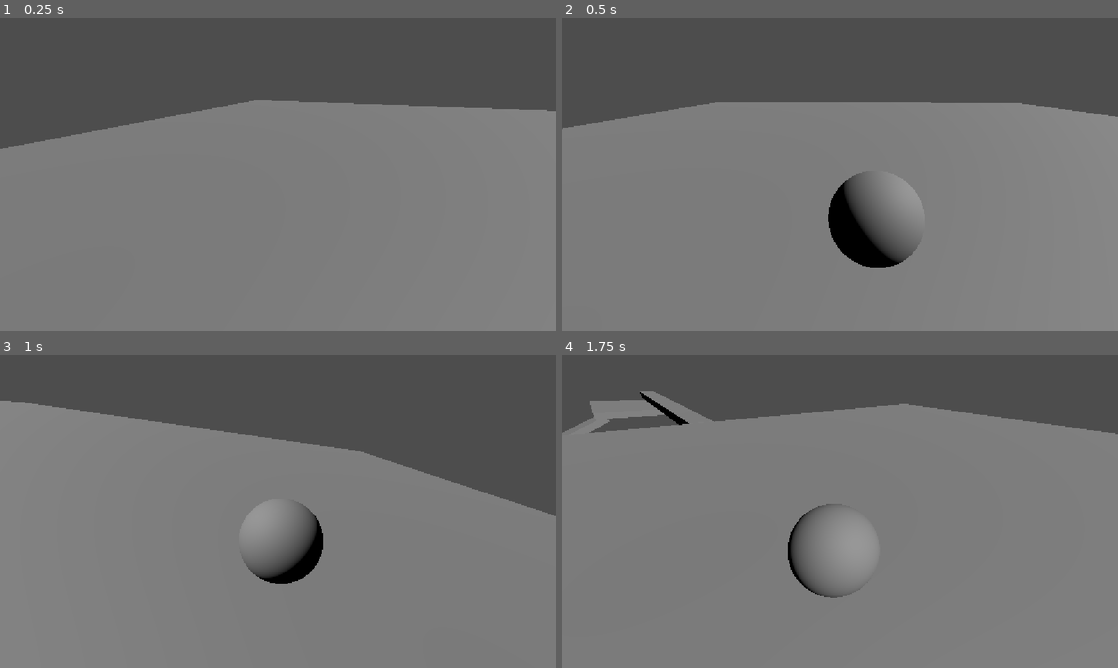
Above: before the commit, frames 1-4 (two rows, left to right).
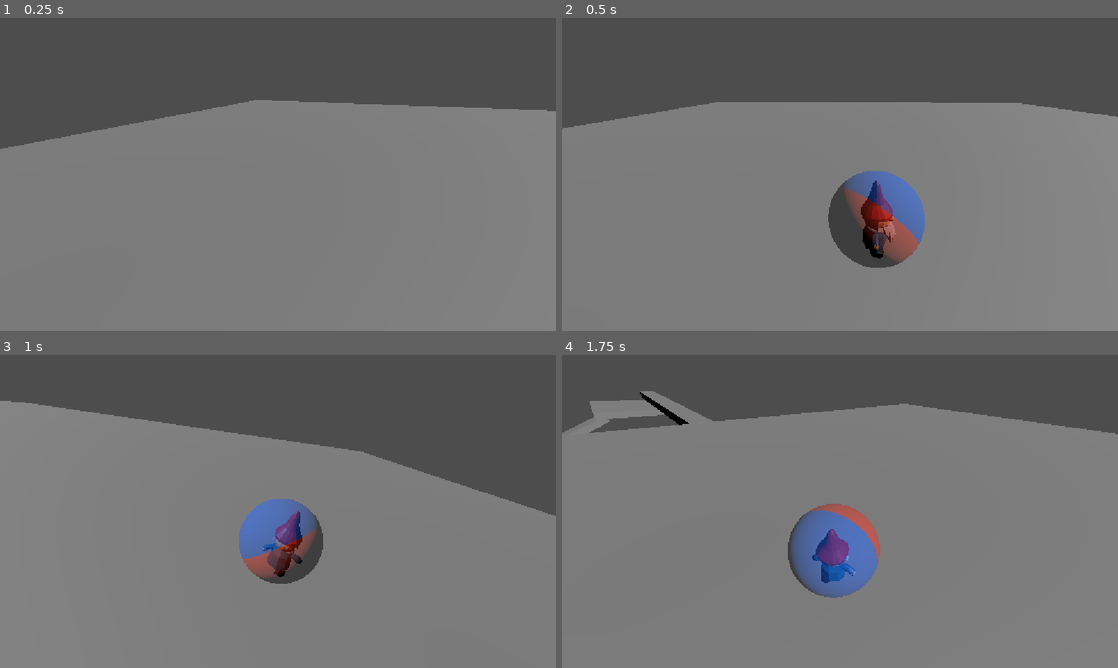
Above: after the commit, the same moments.

Repository: moisesc112/gnome-ball
Game: Godot game, scene res://scenes/levels/base_level.tscn
Same seed, same stepped clock (60 frames per second), same inputs: the game is played once before the commit and once after it.
Inputs:
- Up to frame 1 (0.25 s): no input
- Up to frame 2 (0.5 s): no input
- Up to frame 3 (1 s): hold D (Move_Right) from 0.53 s (still down)
- Up to frame 4 (1.75 s): release D (Move_Right) at 1.28 s; hold S (Move_Backward) from 1.28 s (still down)

Frame 1 is identical in both runs. In frame 2, 4.0% of the frame differs, in the area x 47-66%, y 48-80%; in frame 3, 3.2%; in frame 4, 3.9%.

Commit message:
Added gnome model to player scene and created shader for ball color

Diff:
--- /dev/null
+++ b/scenes/player/gnome.tscn
@@ -0,0 +1,36 @@
+[gd_scene format=3 uid="uid://de05p2h6ubk4a"]
+
+[ext_resource type="PackedScene" uid="uid://bw200bwq8w7lx" path="res://assets/characters/Gnome.glb" id="1_1kotq"]
+
+[node name="Gnome" unique_id=1772017909 instance=ExtResource("1_1kotq")]
+
+[node name="Skeleton3D" parent="Armature" parent_id_path=PackedInt32Array(341595541) index="0" unique_id=1751276421]
+bones/0/position = Vector3(0.25096732, 0.94337595, 0.006753693)
+bones/0/rotation = Quaternion(0.19319397, -0.0028070787, 0.98042357, 0.0379209)
+bones/2/rotation = Quaternion(0.3372318, 0.16020013, 0.09764391, 0.92253804)
+bones/3/rotation = Quaternion(0.41156086, -0.14209044, 0.07735964, 0.89690775)
+bones/4/position = Vector3(9.473122e-16, 1.1614586, 0.6514221)
+bones/5/position = Vector3(0.39045328, 1.1640111, 0.36434913)
+bones/5/rotation = Quaternion(0.644456, 0.02780197, 0.7559283, -0.11169581)
+bones/6/rotation = Quaternion(0.6793123, 0.049538907, 0.73082167, -0.044502035)
+bones/7/position = Vector3(0.35798663, 1.1576146, -0.41349843)
+bones/8/position = Vector3(0, 1.1576147, -0.5709011)
+bones/8/rotation = Quaternion(1, 0, 0, -2.980233e-08)
+bones/9/position = Vector3(-0.39045328, 1.1640111, 0.36434913)
+bones/11/position = Vector3(-0.35798663, 1.1576146, -0.41349843)
+bones/12/position = Vector3(-0.25096732, 0.94337595, 0.006753693)
+bones/12/rotation = Quaternion(-0.193194, -0.0028070793, 0.9804235, -0.0379209)
+bones/14/rotation = Quaternion(0.33723184, -0.16020018, -0.09764388, 0.92253804)
+bones/15/rotation = Quaternion(0.41156086, 0.14209044, -0.07735965, 0.89690775)
+bones/17/rotation = Quaternion(-5.3385087e-08, 0.7071068, 0.7071068, -5.3385087e-08)
+bones/21/rotation = Quaternion(-0.007910986, -0.0026834274, 0.32123134, 0.9469639)
+bones/22/rotation = Quaternion(0.0347639, -0.026069004, -0.0863797, 0.9953143)
+bones/23/rotation = Quaternion(0.01198584, 0.0044752173, -0.18138856, 0.9833283)
+bones/24/rotation = Quaternion(-9.266713e-08, -1.05350644e-07, 0.8967807, 0.44247523)
+bones/25/rotation = Quaternion(-0.007910986, 0.0026834274, -0.32123134, 0.9469639)
+bones/26/rotation = Quaternion(0.023731936, 0.028987775, 0.05154473, 0.99796784)
+bones/27/rotation = Quaternion(0.044410672, 0.13918914, 0.20602596, 0.9675782)
+bones/28/position = Vector3(-0.12781489, -0.19311738, -0.00021767037)
+bones/28/rotation = Quaternion(-0.009939777, 0.012563726, 0.2056611, 0.97849214)
+bones/31/position = Vector3(0.12781489, -0.19311738, -0.00021767037)
+bones/31/rotation = Quaternion(-0.009939777, -0.012563726, -0.2056611, 0.97849214)
--- a/scenes/player/player.tscn
+++ b/scenes/player/player.tscn
@@ -1,8 +1,18 @@
 [gd_scene format=3 uid="uid://bafdbgunof2qt"]
 
 [ext_resource type="Script" uid="uid://d405yp65uneh" path="res://scripts/player/player.gd" id="1_8afob"]
+[ext_resource type="PackedScene" uid="uid://de05p2h6ubk4a" path="res://scenes/player/gnome.tscn" id="2_dovo2"]
+[ext_resource type="Shader" uid="uid://ij20ce20ninw" path="res://shaders/player_ball.gdshader" id="2_gmlin"]
+
+[sub_resource type="ShaderMaterial" id="ShaderMaterial_dovo2"]
+render_priority = 0
+shader = ExtResource("2_gmlin")
+shader_parameter/color_1 = Color(0.1, 0.4, 1, 1)
+shader_parameter/color_2 = Color(1, 0.2, 0.1, 1)
+shader_parameter/opacity = 0.5
 
 [sub_resource type="SphereMesh" id="SphereMesh_4bcl2"]
+material = SubResource("ShaderMaterial_dovo2")
 
 [sub_resource type="SphereShape3D" id="SphereShape3D_sthun"]
 
@@ -17,3 +27,10 @@
 
 [node name="RayCast3D" type="RayCast3D" parent="." unique_id=1419935444]
 target_position = Vector3(0, -0.7, 0)
+
+[node name="GnomePivot" type="Node3D" parent="." unique_id=589743984]
+transform = Transform3D(0.24, 0, 0, 0, 0.24, 0, 0, 0, 0.24, 0, -0.4719761, 0)
+
+[node name="GnomeFacing" type="Node3D" parent="GnomePivot" unique_id=937373429]
+
+[node name="Gnome" parent="GnomePivot/GnomeFacing" unique_id=1772017909 instance=ExtResource("2_dovo2")]
--- a/scripts/player/player.gd
+++ b/scripts/player/player.gd
@@ -4,19 +4,94 @@
 @export var camera_rig: Node3D
 
 @onready var ground_ray: RayCast3D = $RayCast3D
+@onready var animation_player: AnimationPlayer = $GnomePivot/GnomeFacing/Gnome/AnimationPlayer
+@onready var gnome_pivot: Node3D = $GnomePivot
+
+@onready var gnome_facing: Node3D = $GnomePivot/GnomeFacing
+
+@export var turn_speed: float = 20.0
+@export var lean_degrees: float = 10.0
+@export var lean_speed: float = 5.0
 
 var tilt_input: Vector2 = Vector2.ZERO
 
 # Called when the node enters the scene tree for the first time.
 func _ready() -> void:
+	gnome_pivot.top_level = true
 	pass
 
 # Called every frame. 'delta' is the elapsed time since the previous frame.
 func _process(delta: float) -> void:
-	pass
+	gnome_pivot.global_position = global_position + Vector3(0, -0.47, 0)
+	gnome_pivot.global_rotation = Vector3.ZERO
+
+	var velocity := linear_velocity
+	var horizontal_velocity := Vector3(velocity.x, 0.0, velocity.z)
+
+	if horizontal_velocity.length() > 0.2:
+		# Face the direction the ball is moving.
+		var target_yaw := atan2(
+			horizontal_velocity.x,
+			horizontal_velocity.z
+		)
+
+		gnome_facing.rotation.y = lerp_angle(
+			gnome_facing.rotation.y,
+			target_yaw,
+			clampf(turn_speed * delta, 0.0, 1.0)
+		)
+
+	var camera_forward := -camera_rig.global_basis.z
+	var camera_right := camera_rig.global_basis.x
+
+	camera_forward.y = 0.0
+	camera_right.y = 0.0
+
+	camera_forward = camera_forward.normalized()
+	camera_right = camera_right.normalized()
+
+	var world_input_direction := (
+		camera_right * tilt_input.x
+		- camera_forward * tilt_input.y
+	)
+
+	# Convert world-space input into gnome-local coordinates.
+	# Use only yaw so existing lean doesn't affect the conversion.
+	var yaw_basis := Basis(Vector3.UP, gnome_facing.rotation.y)
+	var local_input := yaw_basis.inverse() * world_input_direction
+
+	# Lean relative to the direction the gnome is facing.
+	# Assumes gnome faces +Z in its default pose.
+	var target_pitch := deg_to_rad(local_input.z * lean_degrees)
+	var target_roll := deg_to_rad(-local_input.x * lean_degrees)
+
+	gnome_facing.rotation.x = lerp_angle(
+		gnome_facing.rotation.x,
+		target_pitch,
+		clampf(lean_speed * delta, 0.0, 1.0)
+	)
+
+	gnome_facing.rotation.z = lerp_angle(
+		gnome_facing.rotation.z,
+		target_roll,
+		clampf(lean_speed * delta, 0.0, 1.0)
+	)
+
+func update_animation() -> void:
+	var speed:= Vector2(linear_velocity.x, linear_velocity.z).length()
+
+	if speed > 0.2:
+		if animation_player.current_animation != "WalkAction":
+			animation_player.play("WalkAction", 0.2)
+	else:
+		if animation_player.current_animation != "IdleAction":
+			animation_player.play("IdleAction", 0.2)
 
 func _physics_process(delta: float) -> void:
 	ground_ray.global_rotation = Vector3.ZERO
+
+	update_animation()
+
 	if not ground_ray.is_colliding():
 		return
 
--- /dev/null
+++ b/shaders/player_ball.gdshader
@@ -0,0 +1,23 @@
+
+shader_type spatial;
+
+uniform vec4 color_1 : source_color = vec4(0.1, 0.4, 1.0, 1.0);
+uniform vec4 color_2 : source_color = vec4(1.0, 0.2, 0.1, 1.0);
+
+uniform float opacity : hint_range(0.0, 1.0) = 0.5;
+
+varying vec3 local_pos;
+
+void vertex() {
+    local_pos = VERTEX;
+}
+
+void fragment() {
+    if (local_pos.x + local_pos.y + local_pos.z > 0.0) {
+    ALBEDO = color_1.rgb;
+} else {
+    ALBEDO = color_2.rgb;
+}
+
+    ALPHA = opacity;
+}
Binary file added: assets/characters/Gnome.glb
Not shown, added: assets/characters/Gnome.glb.import
Not shown, added: shaders/player_ball.gdshader.uid
